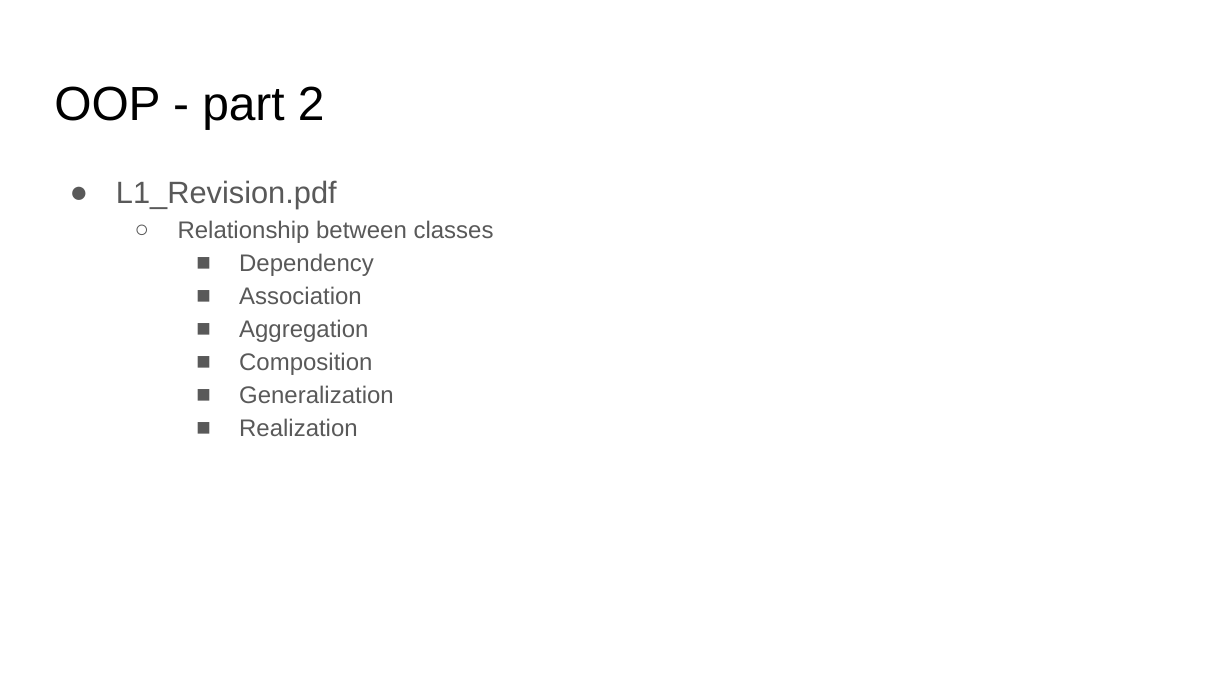
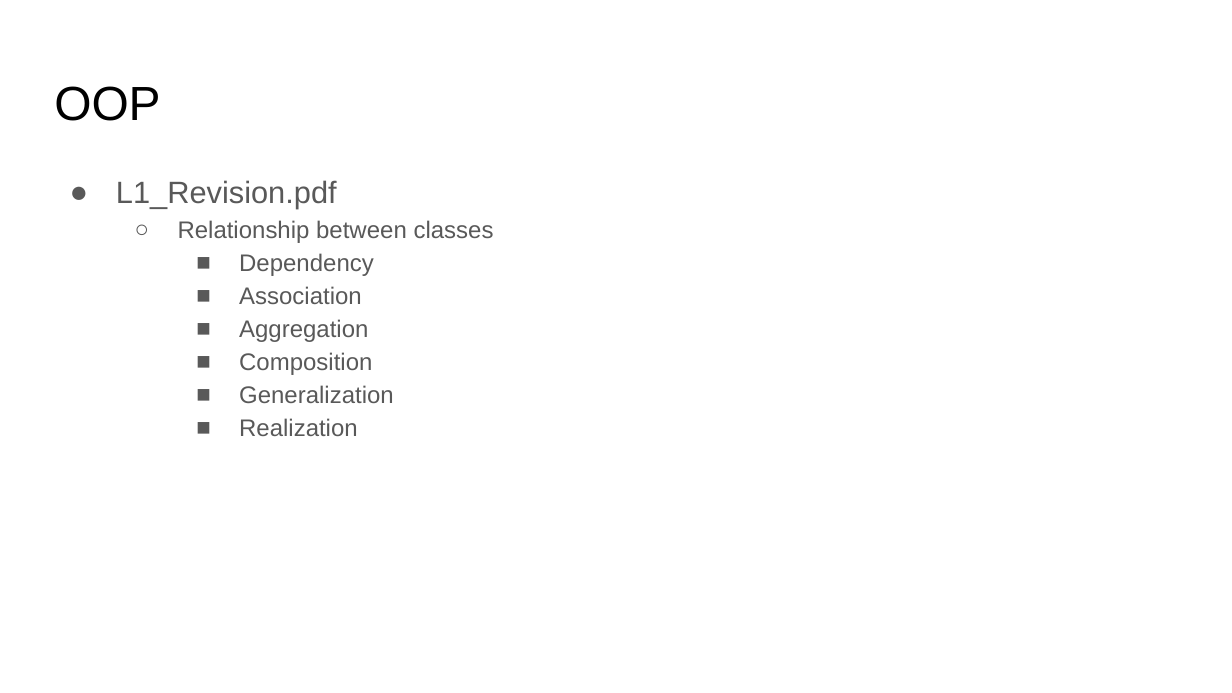
Before and after one commit to coroveiandrei/UTCNSoftwareDesignLab, a slide deck: slide 3 of lab2/Slides.pptx. Drawn at 1232x693 pixels with LibreOffice and Linux fonts; fonts in the diff are those of the drawing. Boxes give left, top, right and bottom in pixels: in the first picture for what was removed or moved away, otherwise in the second. Text is boxed around its words. In the diff, an @@ line names an element or a change of style, - is before the commit and + after.

```diff
--- a/lab2/Slides.pptx
+++ b/lab2/Slides.pptx
@@ title at (54,86,160,121): text changed @@
-OOP - part 2
+OOP
```
Also in this commit, not shown: 2 other slides changed, 8 slides added, 15 slides removed.
